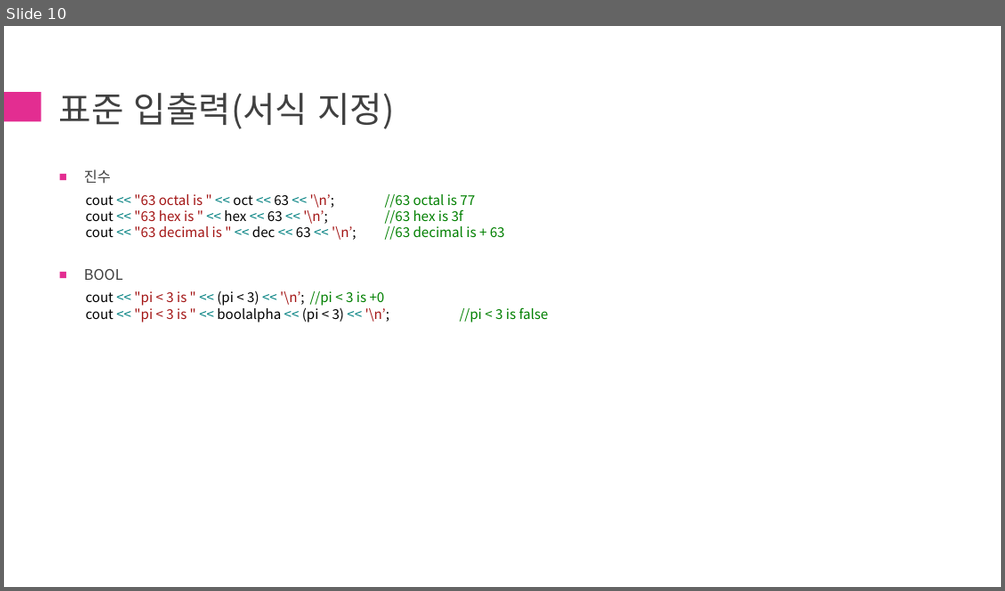
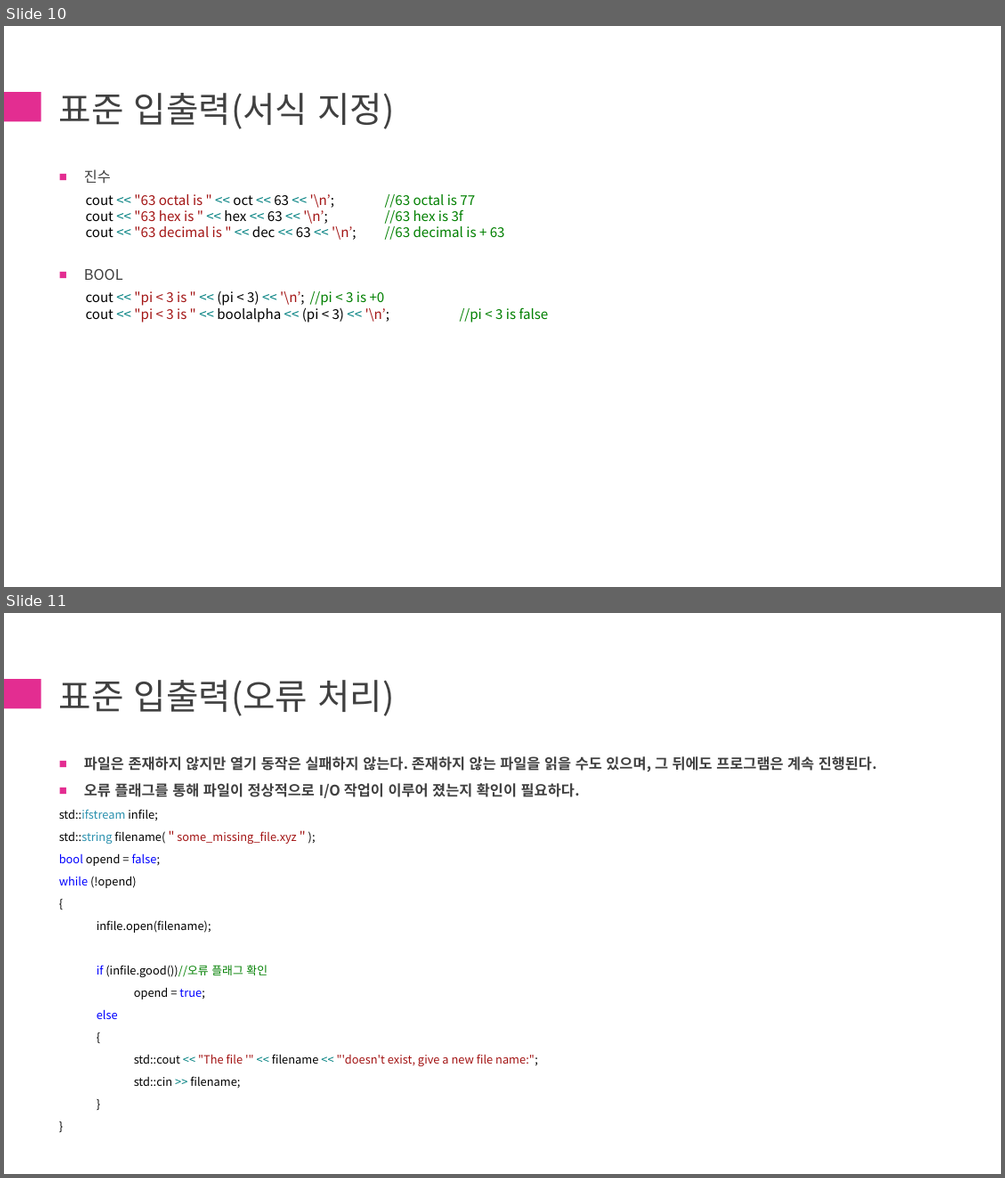
Before and after one commit to chaehanbyul/ModernCpp, a slide deck: 1st/[ModernCpp]1st.pptx. Shown one above the other, each under a label of ours: slide 10 before the commit, slides 10 and 11 after it. The pictures are 1005x591 and 1005x1178 pixels, drawn with LibreOffice and Linux fonts; fonts in the diff are those of the drawing. Boxes give left, top, right and bottom in pixels: in the first picture for what was removed or moved away, otherwise in the second. Text is boxed around its words. In the diff, an @@ line names an element or a change of style, - is before the commit and + after.

```diff
--- a/1st/[ModernCpp]1st.pptx
+++ b/1st/[ModernCpp]1st.pptx
@@ slide 11 added at bbox=[4, 613, 1001, 1174], background #FFFFFF; not listed: 1 template element that a slide beside it also shows @@
@@ title added at bbox=[59, 680, 394, 716], 34 pt, text #404040 @@
+표준 입출력(오류 처리)
@@ text added at bbox=[59, 756, 877, 1087], 11 pt, text #000000 @@
+■ 파일은 존재하지 않지만 열기 동작은 실패하지 않는다. 존재하지 않는 파일을 읽을 수도 있으며, 그 뒤에도 프로그램은 계속 진행된다.
+■ 오류 플래그를 통해 파일이 정상적으로 I/O 작업이 이루어 졌는지 확인이 필요하다.
+std::ifstream infile;
+std::string filename(＂some_missing_file.xyz＂);
+bool opend = false;
+while (!opend)
+{
+infile.open(filename);
+if (infile.good())//오류 플래그 확인
+opend = true;
+else
+{
+std::cout << "The file '" << filename << "'doesn't exist, give a new file name:";
+std::cin >> filename;
+}
+}
```
Also in this commit, not shown: 1 slide changed, 3 other slides added.
